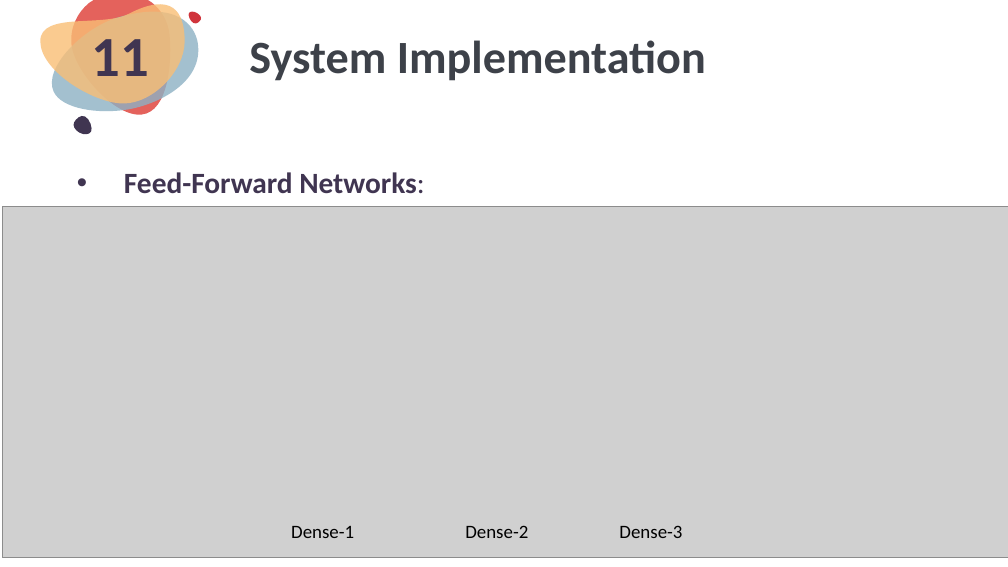
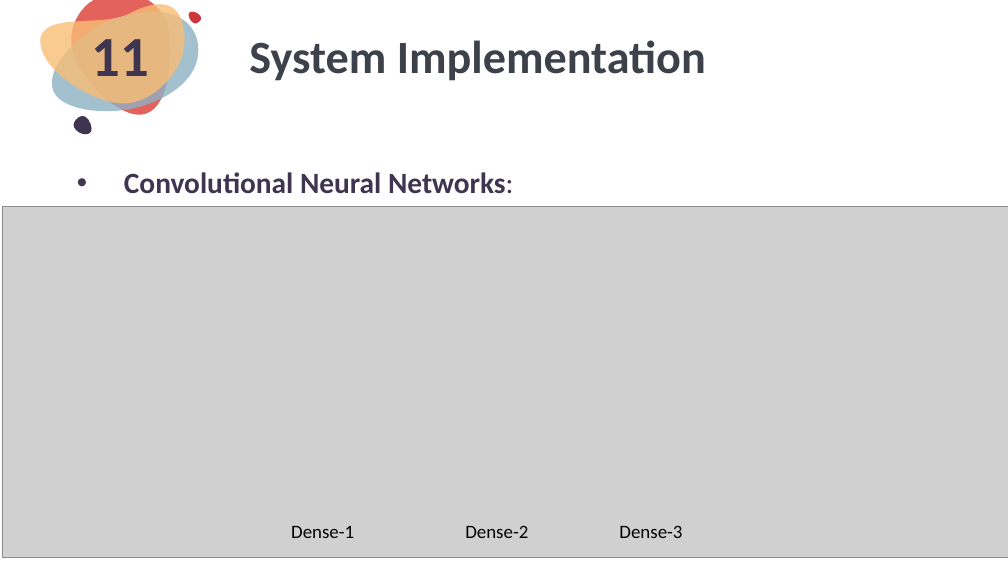
Before and after one commit to CodingSamrat/Sign-Language-Recognition, a slide deck: slide 15 of docs/Presentation-[Final].pptx. Drawn at 1008x567 pixels with LibreOffice and Linux fonts; fonts in the diff are those of the drawing; grey boxes stand for pictures. Boxes give left, top, right and bottom in pixels: in the first picture for what was removed or moved away, otherwise in the second. Text is boxed around its words. In the diff, an @@ line names an element or a change of style, - is before the commit and + after.

```diff
--- a/docs/Presentation-[Final].pptx
+++ b/docs/Presentation-[Final].pptx
@@ text at (124,172,513,193): text changed @@
-• Feed-Forward Networks:
+• Convolutional Neural Networks:
```
Also in this commit, not shown: 1 other slide changed, 5 other files.
